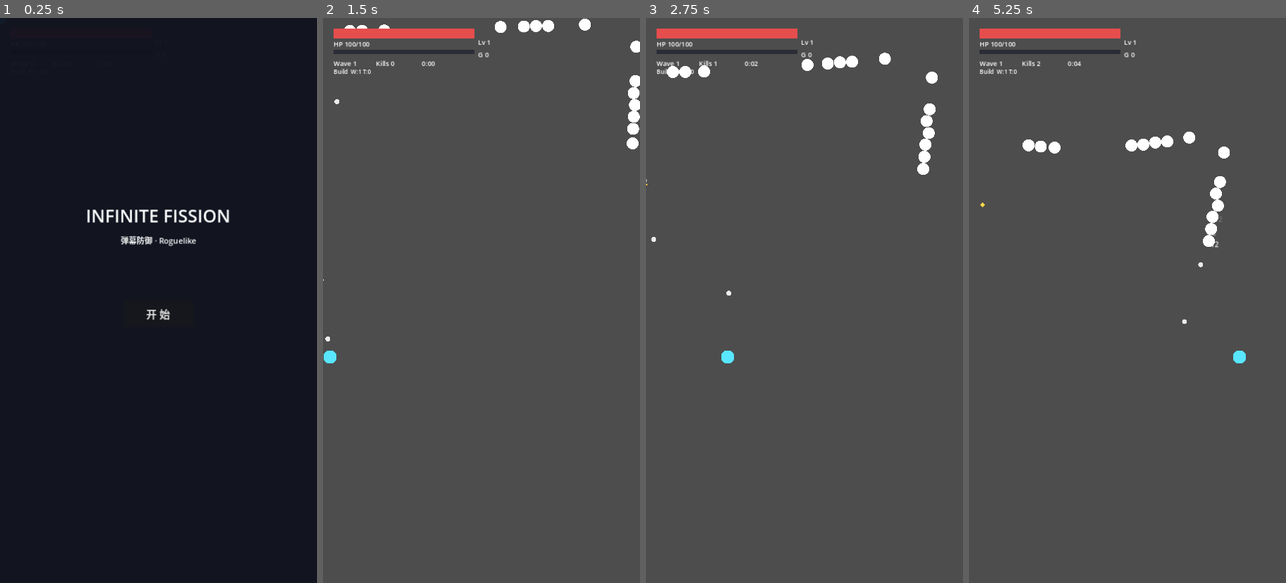
Above: before the commit, frames 1-4 (left to right).
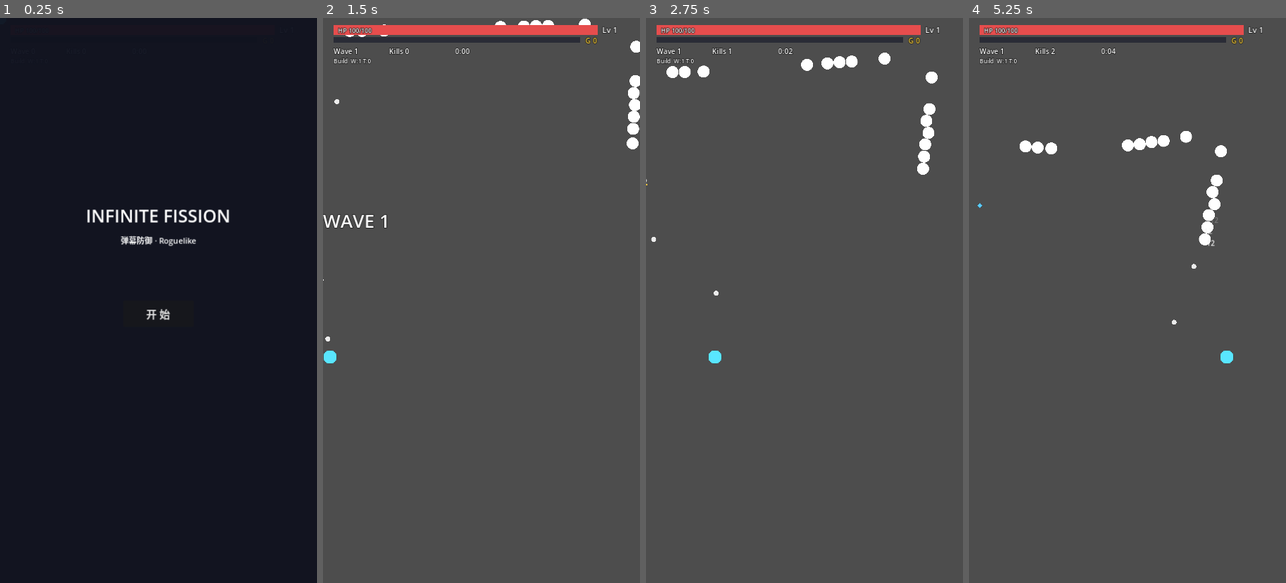
Above: after the commit, the same moments.

Repository: Genmer/Infinite-Fission
Game: Godot game, scene res://scenes/main.tscn
Two runs of this game, one before a commit and one after it. Both use one fixed random seed, a clock stepped at 60 frames per second and the inputs below.
Inputs (mouse positions are in pixels of both pictures, inside the frame that each line leads up to):
- Up to frame 1 (0.25 s): no input
- Up to frame 2 (1.5 s): click "开 始" at 0.5 s; move the mouse to (551, 272) at 1.27 s; click (551, 272) at 1.42 s
- Up to frame 3 (2.75 s): drag from (741, 328) to (817, 40) at 2.02 s
- Up to frame 4 (5.25 s): move the mouse to (1159, 176) at 2.77 s; click (1159, 176) at 2.92 s; drag from (1111, 413) to (1238, 131) at 3.52 s; move the mouse to (1222, 385) at 4.27 s; click (1222, 385) at 4.42 s; drag from (1032, 215) to (1225, 142) at 5.02 s

The runs differ from the first frame. In frame 2, 2.9% of the frame differs, in the area x 0-93%, y 1-38%; in frame 3, 2.9%; in frame 4, 3.6%, in the area x 2-93%, y 1-62%.

Commit message:
feat: T2 hud readability + wave banner (720x1280 layout table, outlines, 2.0s banner, layout_rects contract; pkg6 72/72)

Diff:
--- a/scripts/entities/player/pickup.gd
+++ b/scripts/entities/player/pickup.gd
@@ -21,7 +21,7 @@
 const MAGNET_SPEED := 520.0                   # 磁吸飞行速度 px/s（A3 未给吸附速度——手感占位值）
 const TEX_SIZE := 12                          # 占位碎片纹理边长
 static var _shared_texture: ImageTexture = null
-const SHARD_COLOR := Color(1.0, 0.85, 0.3)    # 金黄色占位（经验碎片识别色）
+const SHARD_COLOR := Color(0.35, 0.8, 1.0)    # 青蓝占位（经验碎片识别色；v0.6.0 金色让位金币，A4 §7）
 
 
 func _ready() -> void:
--- a/scripts/ui/damage_popup.gd
+++ b/scripts/ui/damage_popup.gd
@@ -87,9 +87,13 @@
 
 
 func _refresh_label() -> void:
-	# 数值 + 样式刷新（CRIT 加大字号——占位分级）
+	# 数值 + 样式刷新（CRIT 加大字号 + 描边——v0.6.0 可读性分级；其余样式描边 0）
 	if _label == null:
 		return
+	var crit := style == GameConst.PopupStyle.CRIT
 	_label.text = str(int(round(merged_value)))
 	_label.self_modulate = STYLE_COLORS.get(style, Color.WHITE)
-	_label.scale = Vector2.ONE * (1.35 if style == GameConst.PopupStyle.CRIT else 1.0)
+	_label.scale = Vector2.ONE * (1.35 if crit else 1.0)
+	_label.add_theme_constant_override("outline_size", 4 if crit else 0)
+	_label.add_theme_color_override("font_outline_color",
+		Color(0.0, 0.0, 0.0, 0.9) if crit else Color(0.0, 0.0, 0.0, 0.0))
--- a/scripts/ui/hud.gd
+++ b/scripts/ui/hud.gd
@@ -1,9 +1,14 @@
 # scripts/ui/hud.gd
-# M-16 HUD（架构 §2.15）：HP/经验/等级/波次/击杀/计时 + 词条栏（构筑统计）。
+# M-16 HUD（架构 §2.15）：HP/经验/等级/波次/击杀/计时/金币 + 词条栏 + 波次横幅。
 # 程序化占位美术（纯色 ColorRect + Label；正式美术后续迭代）。
 # process_mode = ALWAYS（暂停/顿帧期间 UI 照常，Q-14）；刷新 = 事件驱动 + 1Hz 兜底
 # （架构 refresh_stats 口径：计时兜底走 raw 通道 tick）。
-# 数值源：Player（HP/经验/等级/词条栏）+ wave_started / enemy_killed 事件（波次/击杀）。
+# 数值源：Player（HP/经验/等级/词条栏）+ wave_started / enemy_killed / gold_changed 事件。
+# v0.6.0 布局（720×1280 全量坐标表，A4 §7；layout_rects 断言两两不相交）：
+#   HP 条 (24,16) 600×22（HP 文本条内左置 (34,18)）· Lv (634,14) · XP 条 (24,44) 560×12
+#   （宽度从 600 缩到 560 给金币标签让位）· 金币 (596,40) · Wave/Kills/Time y=64 ·
+#   Build (24,88)（上移修复与 BossBar y=118 重叠）· 波次横幅居中 y=430（2.0s 三段动画）。
+# 全文本加描边（font_outline_color 0.9 黑 + outline_size 4，可读性）。
 class_name HUD
 extends CanvasLayer
 
@@ -26,9 +31,17 @@
 var gold: int = 0                             # v0.6.0 金币余额显示值（gold_changed 驱动）
 var run_elapsed: float = 0.0                  # 计时（raw 通道累计——含顿帧，观感口径）
 var _fallback_timer: float = 0.0              # 1Hz 兜底刷新
-
-const HP_BAR_SIZE := Vector2(320.0, 22.0)
-const XP_BAR_SIZE := Vector2(320.0, 10.0)
+var _banner_label: Label = null               # 波次横幅（居中，2.0s 三段动画）
+var _banner_left: float = 0.0                 # 横幅剩余时长（raw 通道；>0 = 可见）
+
+const HP_BAR_SIZE := Vector2(600.0, 22.0)
+const XP_BAR_SIZE := Vector2(560.0, 12.0)     # v0.6.0：600→560（金币标签让位，A4 §7）
+const BANNER_TIME := 2.0                      # 横幅总时长 s（raw 通道三段）
+const BANNER_FADE := 0.25                     # 淡入/淡出段时长 s
+const BANNER_Y := 430.0                       # 横幅驻留 y（PRESET_TOP_WIDE）
+const BANNER_Y_START := 442.0                 # 淡入起点 y（442→430 上浮入场）
+const OUTLINE_COLOR := Color(0.0, 0.0, 0.0, 0.9)   # 全文本描边色
+const OUTLINE_SIZE := 4
 
 
 func _ready() -> void:
@@ -73,8 +86,9 @@
 
 
 func tick(p_raw_delta: float) -> void:
-	# ①~⑧ 帧序 UI 阶段（raw 通道）：计时累计 + 1Hz 兜底刷新
+	# ①~⑧ 帧序 UI 阶段（raw 通道）：计时累计 + 横幅动画 + 1Hz 兜底刷新
 	run_elapsed += p_raw_delta
+	_tick_banner(p_raw_delta)
 	_fallback_timer += p_raw_delta
 	if _fallback_timer >= 1.0:
 		_fallback_timer = 0.0
@@ -103,6 +117,65 @@
 	return gold
 
 
+func banner_visible() -> bool:
+	# v0.6.0 波次横幅观测口（动画期 = true）
+	return _banner_left > 0.0
+
+
+func layout_rects() -> Array[Rect2]:
+	# v0.6.0 顶部信息区占位矩形（布局契约断言口：两两 intersects()==false）。
+	# HP 文本条内左置（嵌套于 HP 条矩形）不入列；状态提示/横幅为全屏覆盖层不入列。
+	# 标签行高取设计口径（font_size + 8）：headless fallback 字体行高膨胀 ~3×（get_height
+	# 48@size16），与坐标表前提（真实字体 ~1.4×）不符——布局契约按设计口径声明（A4 §7）。
+	var out: Array[Rect2] = []
+	out.append(Rect2(Vector2(24.0, 16.0), HP_BAR_SIZE))
+	out.append(Rect2(Vector2(24.0, 44.0), XP_BAR_SIZE))
+	out.append(_label_rect(_gold_label, 16))
+	out.append(_label_rect(_level_label, 18))
+	out.append(_label_rect(_wave_label, 16))
+	out.append(_label_rect(_kill_label, 16))
+	out.append(_label_rect(_time_label, 16))
+	out.append(_label_rect(_build_label, 13))
+	return out
+
+
+func _label_rect(p_label: Label, p_font_size: int) -> Rect2:
+	# 标签占位矩形：位置 + 实测文本宽（水平占位真源）× 设计行高（垂直契约，见 layout_rects 注）
+	return Rect2(p_label.position,
+		Vector2(p_label.get_minimum_size().x, float(p_font_size) + 8.0))
+
+
+# ── v0.6.0 波次横幅（raw 通道 2.0s 三段：0~0.25 淡入上浮 / 0.25~1.75 保持 / 1.75~2.0 淡出） ──
+func show_banner(p_text: String) -> void:
+	_banner_label.text = p_text
+	_banner_left = BANNER_TIME
+	_banner_label.visible = true
+	_banner_label.modulate.a = 0.0
+	_banner_label.position.y = BANNER_Y_START
+
+
+func _tick_banner(p_raw_delta: float) -> void:
+	if _banner_left <= 0.0:
+		return
+	_banner_left -= p_raw_delta
+	if _banner_left <= 0.0:
+		_banner_left = 0.0
+		_banner_label.visible = false
+		return
+	var t := BANNER_TIME - _banner_left        # 已进行时间 s
+	if t < BANNER_FADE:
+		var k := t / BANNER_FADE               # 段一：alpha 0→1 + y 442→430
+		_banner_label.modulate.a = k
+		_banner_label.position.y = lerpf(BANNER_Y_START, BANNER_Y, k)
+	elif t <= BANNER_TIME - BANNER_FADE:
+		_banner_label.modulate.a = 1.0         # 段二：保持
+		_banner_label.position.y = BANNER_Y
+	else:
+		var k2 := (t - (BANNER_TIME - BANNER_FADE)) / BANNER_FADE   # 段三：alpha →0
+		_banner_label.modulate.a = clampf(1.0 - k2, 0.0, 1.0)
+		_banner_label.position.y = BANNER_Y
+
+
 func _on_gold_changed(p_total: int) -> void:
 	# 金币余额刷新（gold_changed 事件驱动；GameLoop._add_gold 唯一来源）
 	gold = p_total
@@ -120,6 +193,7 @@
 
 func _on_wave_started(p_wave: int) -> void:
 	wave = p_wave
+	show_banner("WAVE %d" % p_wave)           # v0.6.0：波次横幅（2.0s 三段动画）
 	refresh_stats()
 
 
@@ -167,7 +241,7 @@
 	return "Build  W:%d T:%d" % [wcount, tcount]
 
 
-# ── 程序化 UI 组装 ────────────────────────────────────────────────
+# ── 程序化 UI 组装（v0.6.0 720×1280 全量坐标表，见类头） ──────────
 func _build_ui() -> void:
 	# 纯色占位美术（ColorRect + Label；竖屏顶部信息区）
 	var root := Control.new()
@@ -179,7 +253,7 @@
 	var hp_bg := ColorRect.new()
 	hp_bg.name = "HpBg"
 	hp_bg.color = Color(0.15, 0.16, 0.2, 0.9)
-	hp_bg.position = Vector2(24.0, 24.0)
+	hp_bg.position = Vector2(24.0, 16.0)
 	hp_bg.size = HP_BAR_SIZE
 	root.add_child(hp_bg)
 	_hp_fill = ColorRect.new()
@@ -188,12 +262,12 @@
 	_hp_fill.position = Vector2.ZERO
 	_hp_fill.size = HP_BAR_SIZE
 	hp_bg.add_child(_hp_fill)
-	_hp_label = _add_label(root, Vector2(24.0, 48.0), "HP 100/100", 15)
+	_hp_label = _add_label(root, Vector2(34.0, 18.0), "HP 100/100", 14)   # 条内左置（嵌套不入 layout_rects）
 
 	var xp_bg := ColorRect.new()
 	xp_bg.name = "XpBg"
 	xp_bg.color = Color(0.15, 0.16, 0.2, 0.9)
-	xp_bg.position = Vector2(24.0, 72.0)
+	xp_bg.position = Vector2(24.0, 44.0)
 	xp_bg.size = XP_BAR_SIZE
 	root.add_child(xp_bg)
 	_xp_fill = ColorRect.new()
@@ -202,25 +276,33 @@
 	_xp_fill.size = Vector2.ZERO
 	xp_bg.add_child(_xp_fill)
 
-	_level_label = _add_label(root, Vector2(352.0, 44.0), "Lv 1", 15)
-	_gold_label = _add_label(root, Vector2(352.0, 72.0), "G 0", 15)   # v0.6.0 临时位（T2 重排）
-	_wave_label = _add_label(root, Vector2(24.0, 92.0), "Wave 0", 15)
-	_kill_label = _add_label(root, Vector2(120.0, 92.0), "Kills 0", 15)
-	_time_label = _add_label(root, Vector2(224.0, 92.0), "0:00", 15)
-	_build_label = _add_label(root, Vector2(24.0, 112.0), "Build -", 13)
+	_level_label = _add_label(root, Vector2(634.0, 14.0), "Lv 1", 18)
+	_gold_label = _add_label(root, Vector2(596.0, 40.0), "G 0", 16)
+	_gold_label.add_theme_color_override("font_color", Color(1.0, 0.83, 0.25))   # 金币识别色（A4 §7）
+	_wave_label = _add_label(root, Vector2(24.0, 64.0), "Wave 0", 16)
+	_kill_label = _add_label(root, Vector2(150.0, 64.0), "Kills 0", 16)
+	_time_label = _add_label(root, Vector2(300.0, 64.0), "0:00", 16)
+	_build_label = _add_label(root, Vector2(24.0, 88.0), "Build -", 13)   # 上移修复与 BossBar y=118 重叠
 	_state_label = _add_label(root, Vector2(0.0, 560.0), "", 22)
 	_state_label.set_anchors_preset(Control.PRESET_TOP_WIDE)
 	_state_label.horizontal_alignment = HORIZONTAL_ALIGNMENT_CENTER
 	_state_label.visible = false
+	# 波次横幅（居中 y=430；动画由 tick raw 通道驱动）
+	_banner_label = _add_label(root, Vector2(0.0, BANNER_Y), "", 42)
+	_banner_label.set_anchors_preset(Control.PRESET_TOP_WIDE)
+	_banner_label.horizontal_alignment = HORIZONTAL_ALIGNMENT_CENTER
+	_banner_label.visible = false
 	refresh_stats()
 
 
 func _add_label(p_parent: Control, p_pos: Vector2, p_text: String, p_size: int) -> Label:
-	# 程序化 Label（默认主题字体；尺寸占位）
+	# 程序化 Label（默认主题字体；全文本描边提升可读性——v0.6.0）
 	var label := Label.new()
 	label.position = p_pos
 	label.text = p_text
 	label.add_theme_font_size_override("font_size", p_size)
+	label.add_theme_color_override("font_outline_color", OUTLINE_COLOR)
+	label.add_theme_constant_override("outline_size", OUTLINE_SIZE)
 	label.mouse_filter = Control.MOUSE_FILTER_IGNORE
 	p_parent.add_child(label)
 	return label
--- a/tests/runner/pkg6_cases.gd
+++ b/tests/runner/pkg6_cases.gd
@@ -22,6 +22,7 @@
 	_test_gold_trait_data()                       # T4
 	_test_gold_chain()                            # T3
 	_test_weapon_cards()                          # T5
+	_test_hud_layout_and_banner()                 # T2
 	_teardown_game_loop()
 	# 汇总
 	print("────────────────────────────────────────")
@@ -408,6 +409,84 @@
 	return n
 
 
+# ── T2：HUD 布局（layout_rects 不相交 / 横幅时序 / 配色 / 描边） ────
+func _test_hud_layout_and_banner() -> void:
+	print("── T2 HUD 布局/横幅 ──")
+	var hud := _gl.hud
+	# ① 顶部信息区矩形两两不相交（金币标签 vs XP 条让位契约——XP 条宽 560）
+	var rects := hud.layout_rects()
+	_check("layout_rects 数量 = 8（双条 + 六标签）", rects.size() == 8, str(rects.size()))
+	var disjoint := true
+	var bad_pair := ""
+	for i in range(rects.size()):
+		for j in range(i + 1, rects.size()):
+			if rects[i].intersects(rects[j]):
+				disjoint = false
+				bad_pair = "%d×%d" % [i, j]
+	_check("layout_rects 两两 intersects()==false", disjoint, bad_pair)
+	_check("XP 条宽 560（金币标签让位，A4 §7）",
+		hud.XP_BAR_SIZE == Vector2(560.0, 12.0) and hud.HP_BAR_SIZE == Vector2(600.0, 22.0))
+	_check("金币标签色 = Color(1.0,0.83,0.25)",
+		hud._gold_label.get_theme_color("font_color") == Color(1.0, 0.83, 0.25))
+	_check("全文本描边（outline_size 4 / 黑 0.9）",
+		hud._gold_label.get_theme_constant("outline_size") == 4
+		and hud._build_label.get_theme_color("font_outline_color") == Color(0.0, 0.0, 0.0, 0.9))
+	# ② 经验碎片配色让位（青蓝）+ 金币亮金
+	_check("SHARD_COLOR = 青蓝（金色让位金币）", XpShard.SHARD_COLOR == Color(0.35, 0.8, 1.0))
+	_check("COIN_COLOR = 亮金", GoldCoin.COIN_COLOR == Color(1.0, 0.78, 0.15))
+	# ③ 跳字 CRIT 描边（其余样式 outline 0）
+	var pm := _gl.popup_manager
+	pm.tick(10.0)                                  # 清场
+	var rc := DamageResult.new()
+	rc.final_value = 9.0
+	rc.target_uid = 7001
+	rc.pos = Vector2(100, 100)
+	rc.popup_style = GameConst.PopupStyle.CRIT
+	pm.on_damage_resolved(rc)
+	var crit_popup: DamagePopup = pm._active_list[0]
+	_check("跳字 CRIT：outline_size 4 + 黑描边",
+		crit_popup._label.get_theme_constant("outline_size") == 4
+		and crit_popup._label.get_theme_color("font_outline_color") == Color(0.0, 0.0, 0.0, 0.9))
+	var rn := DamageResult.new()
+	rn.final_value = 3.0
+	rn.target_uid = 7002
+	rn.pos = Vector2(120, 100)
+	rn.popup_style = GameConst.PopupStyle.NORMAL
+	pm.on_damage_resolved(rn)
+	var normal_popup: DamagePopup = pm._active_list[1]
+	_check("跳字 NORMAL：outline 0", normal_popup._label.get_theme_constant("outline_size") == 0)
+	pm.tick(10.0)
+	# ④ 横幅 2.0s 三段时序（@120Hz 帧数分段断言：30 / 180 / 30 帧，±2 帧容差）
+	EventBus.emit_wave_started(7)
+	_check("wave_started → 横幅 WAVE 7", hud.banner_visible() and hud._banner_label.text == "WAVE 7")
+	_check("横幅初值：alpha≈0 / y=442",
+		hud._banner_label.modulate.a <= 0.05
+		and absf(hud._banner_label.position.y - 442.0) <= 0.5)
+	for i in range(15):                            # t=0.125s：淡入中段
+		hud.tick(DT)
+	_check("淡入中段（15 帧）：alpha≈0.5 / y≈436",
+		absf(hud._banner_label.modulate.a - 0.5) <= 0.1
+		and absf(hud._banner_label.position.y - 436.0) <= 1.0,
+		"a=%s y=%s" % [str(hud._banner_label.modulate.a), str(hud._banner_label.position.y)])
+	for i in range(15):                            # t=0.25s：淡入完成
+		hud.tick(DT)
+	_check("淡入完成（30 帧）：alpha≈1 / y=430",
+		hud._banner_label.modulate.a >= 0.95
+		and absf(hud._banner_label.position.y - 430.0) <= 0.5)
+	for i in range(180):                           # t=1.75s：保持段结束
+		hud.tick(DT)
+	_check("保持段（至 210 帧）：可见且 alpha=1",
+		hud.banner_visible() and hud._banner_label.modulate.a >= 0.99)
+	for i in range(24):                            # t=1.95s：淡出中段
+		hud.tick(DT)
+	_check("淡出中段（234 帧）：alpha∈(0,1)", hud.banner_visible()
+		and hud._banner_label.modulate.a > 0.0 and hud._banner_label.modulate.a < 1.0)
+	for i in range(10):                            # t≥2.0s：收起
+		hud.tick(DT)
+	_check("2.0s 到时收起（banner_visible()==false）", not hud.banner_visible()
+		and not hud._banner_label.visible)
+
+
 # ── 断言 ──────────────────────────────────────────────────────────
 func _check(p_msg: String, p_cond: bool, p_detail: String = "") -> void:
 	if p_cond:
